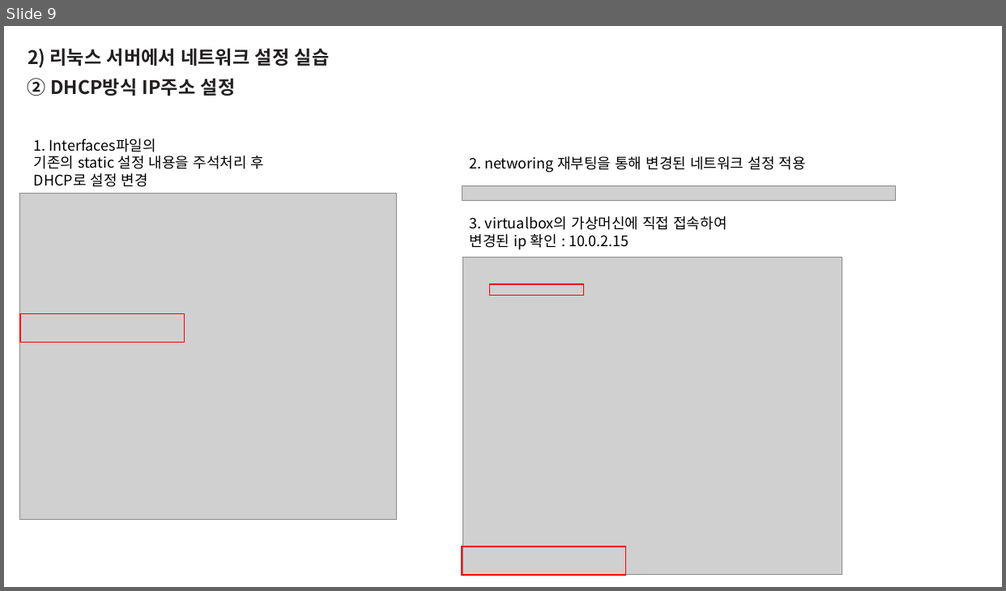
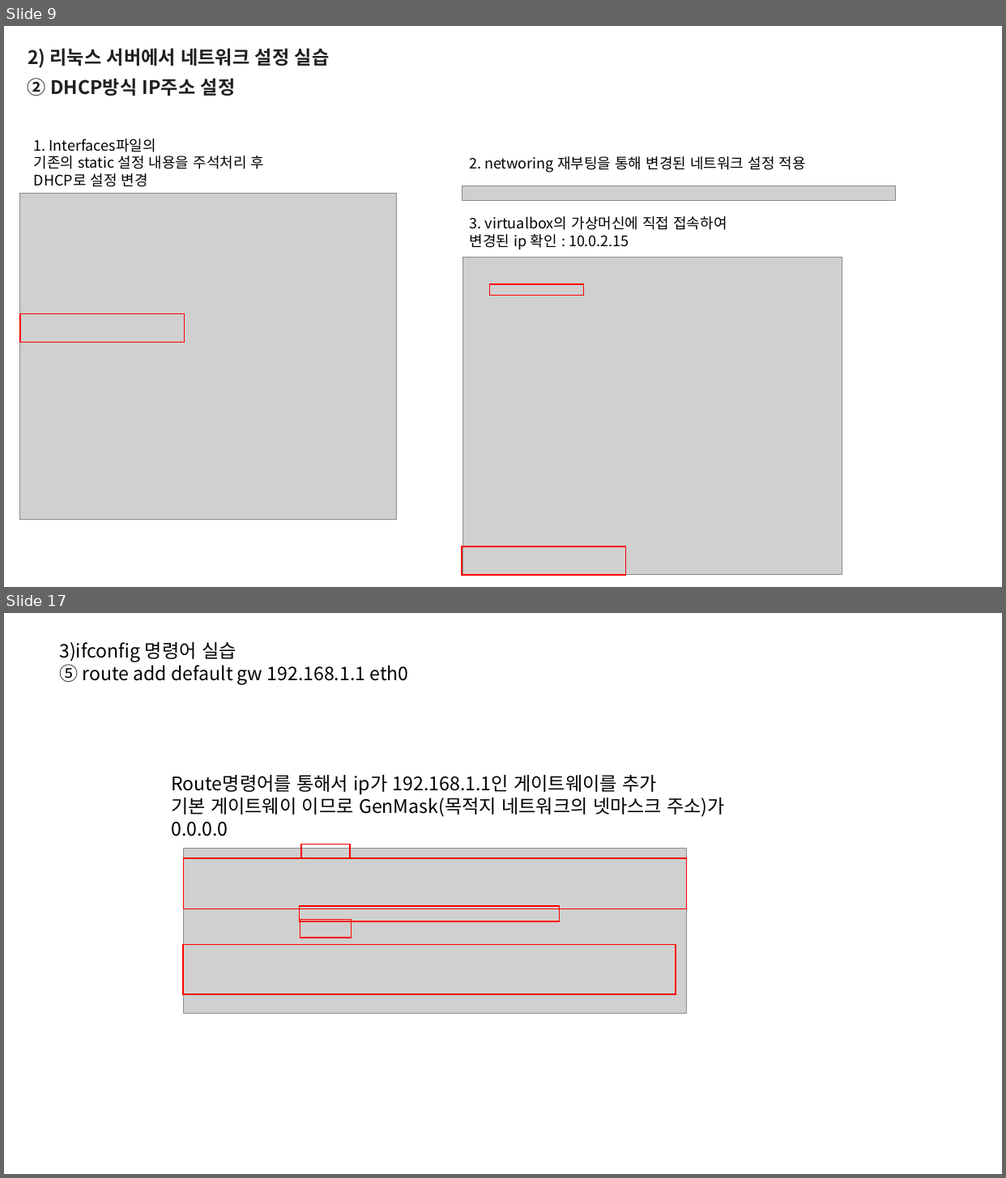
Before and after one commit to blueduckgraymouse/KOPO_SoftwareCoding, a slide deck: 리눅스 프로그래밍 수업/7강/35_임현덕_20220411.pptx. Shown one above the other, each under a label of ours: slide 9 before the commit, slides 9 and 17 after it; the slides between them are not shown. The pictures are 1006x591 and 1006x1178 pixels, drawn with LibreOffice and Linux fonts; fonts in the diff are those of the drawing; grey boxes stand for pictures. Boxes give left, top, right and bottom in pixels: in the first picture for what was removed or moved away, otherwise in the second. Text is boxed around its words. In the diff, an @@ line names an element or a change of style, - is before the commit and + after.

```diff
--- a/리눅스 프로그래밍 수업/7강/35_임현덕_20220411.pptx
+++ b/리눅스 프로그래밍 수업/7강/35_임현덕_20220411.pptx
@@ slide 17 added at (x1=4, y1=613, x2=1002, y2=1174), background #FFFFFF @@
@@ text added at (x1=59, y1=642, x2=408, y2=685), 18 pt, text #000000 @@
+3)ifconfig 명령어 실습
+⑤ route add default gw 192.168.1.1 eth0
@@ text added at (x1=171, y1=775, x2=725, y2=837), 18 pt, text #000000 @@
+Route명령어를 통해서 ip가 192.168.1.1인 게이트웨이를 추가
+기본 게이트웨이 이므로 GenMask(목적지 네트워크의 넷마스크 주소)가
+0.0.0.0
@@ picture added at (x1=184, y1=848, x2=687, y2=1013) @@
@@ rectangle added at (x1=301, y1=845, x2=350, y2=858), outline #FF0000 1 pt @@
@@ rectangle added at (x1=184, y1=858, x2=687, y2=909), outline #FF0000 1 pt @@
@@ rectangle added at (x1=299, y1=906, x2=559, y2=922), outline #FF0000 1 pt @@
@@ rectangle added at (x1=300, y1=920, x2=351, y2=938), outline #FF0000 1 pt @@
@@ rectangle added at (x1=183, y1=944, x2=675, y2=995), outline #FF0000 1 pt @@
```
Also in this commit, not shown: 2 slides changed, 16 other slides added, 3 slides removed.
